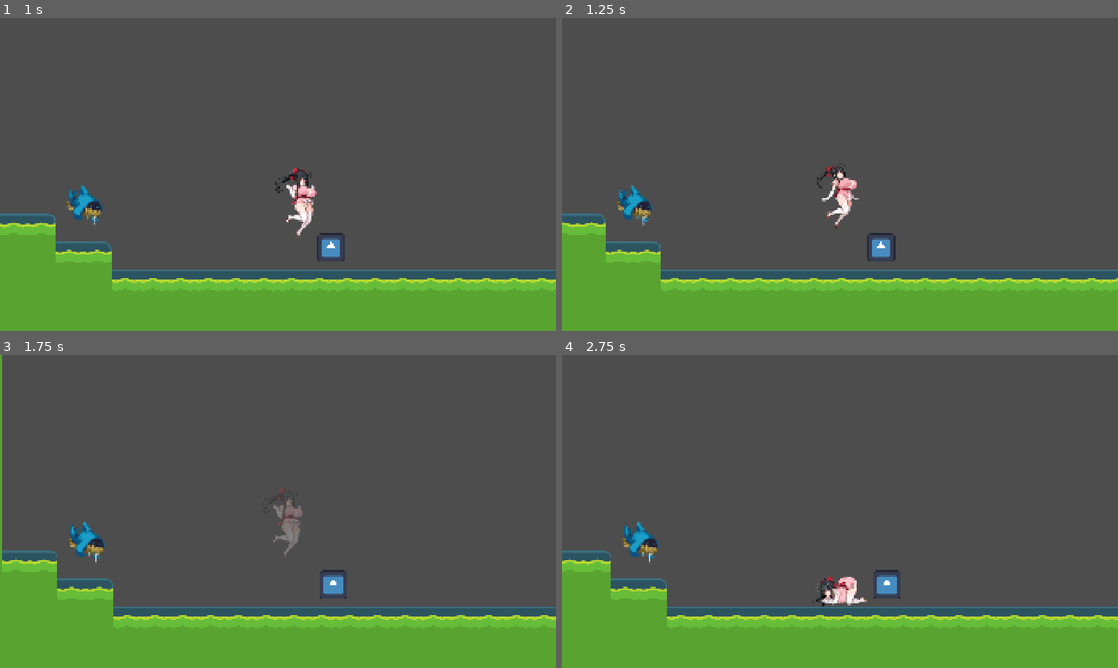
Above: before the commit, frames 1-4 (two rows, left to right).
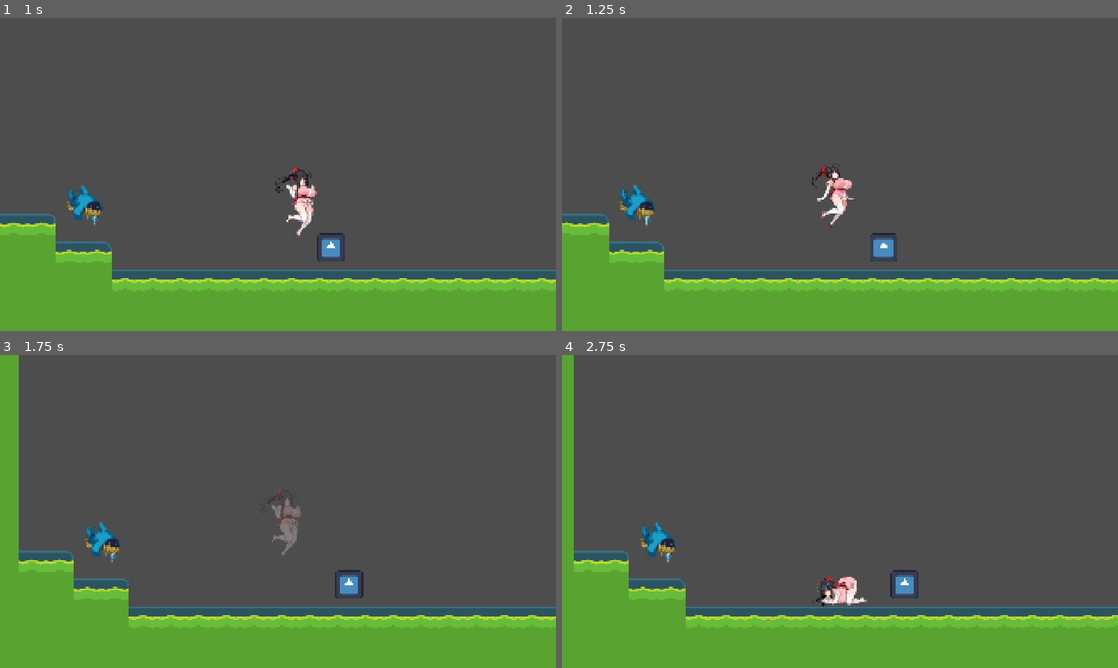
Above: after the commit, the same moments.

Repository: tea-X09A/Suzuran
Game: Godot game, scene res://scenes/levels/level0.tscn
The game is run twice, just before and just after one commit, with the same random seed, the same clock (stepped at 60 frames per second) and the same inputs. The engine's default icon, where the game draws it, is replaced by a stand-in: a white triangle on a blue panel in a dark square.
Inputs:
- Up to frame 1 (1 s): tap Enter at 0.5 s; hold D (right) from 0.53 s (still down); tap F (fight) at 0.6 s; tap Space (jump) at 0.77 s
- Up to frame 2 (1.25 s): keep holding D (right)
- Up to frame 3 (1.75 s): keep holding D (right); tap C (shooting) at 1.35 s; tap Space (jump) at 1.52 s
- Up to frame 4 (2.75 s): release D (right) at 2.03 s; hold A (left) from 2.03 s (still down); hold S (squat) from 2.03 s (still down)

Frame 1 is identical in both runs. In frame 2, 2.0% of the frame differs, in the area x 0-100%, y 47-87%; in frame 3, 5.2%, in the area x 0-100%, y 0-88%; in frame 4, 4.4%.

Commit message:
Increase knockback force for down effect traps
Down effect now applies 1.5x knockback multiplier for stronger knockback
compared to regular knockback effect.

🤖 Generated with [Claude Code](https://claude.com/claude-code)

Co-Authored-By: Claude <noreply@anthropic.com>

Diff:
--- a/scenes/traps/trap_01.tscn
+++ b/scenes/traps/trap_01.tscn
@@ -11,7 +11,6 @@
 
 [node name="Trap_01" type="StaticBody2D" groups=["traps"]]
 script = ExtResource("2_trap01")
-effect_type = "knockback"
 
 [node name="Sprite2D" type="Sprite2D" parent="."]
 position = Vector2(-20.5, 20.5)
--- a/scripts/player/states/down_state.gd
+++ b/scripts/player/states/down_state.gd
@@ -90,6 +90,9 @@
 
 	# 効果タイプに応じた処理
 	var knockback_multiplier: float = get_parameter("knockback_multiplier")
+	# down効果の場合は吹き飛びを大きくする
+	if effect_type == "down":
+		knockback_multiplier *= 1.5
 	player.velocity.x = direction.x * force * knockback_multiplier
 	player.velocity.y = -get_parameter("knockback_vertical_force")
 
